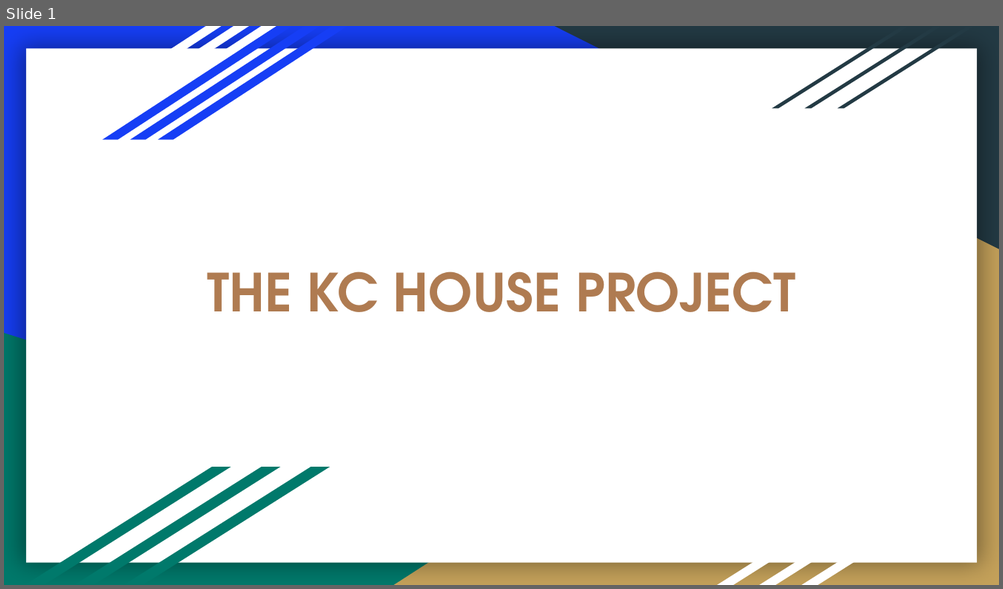
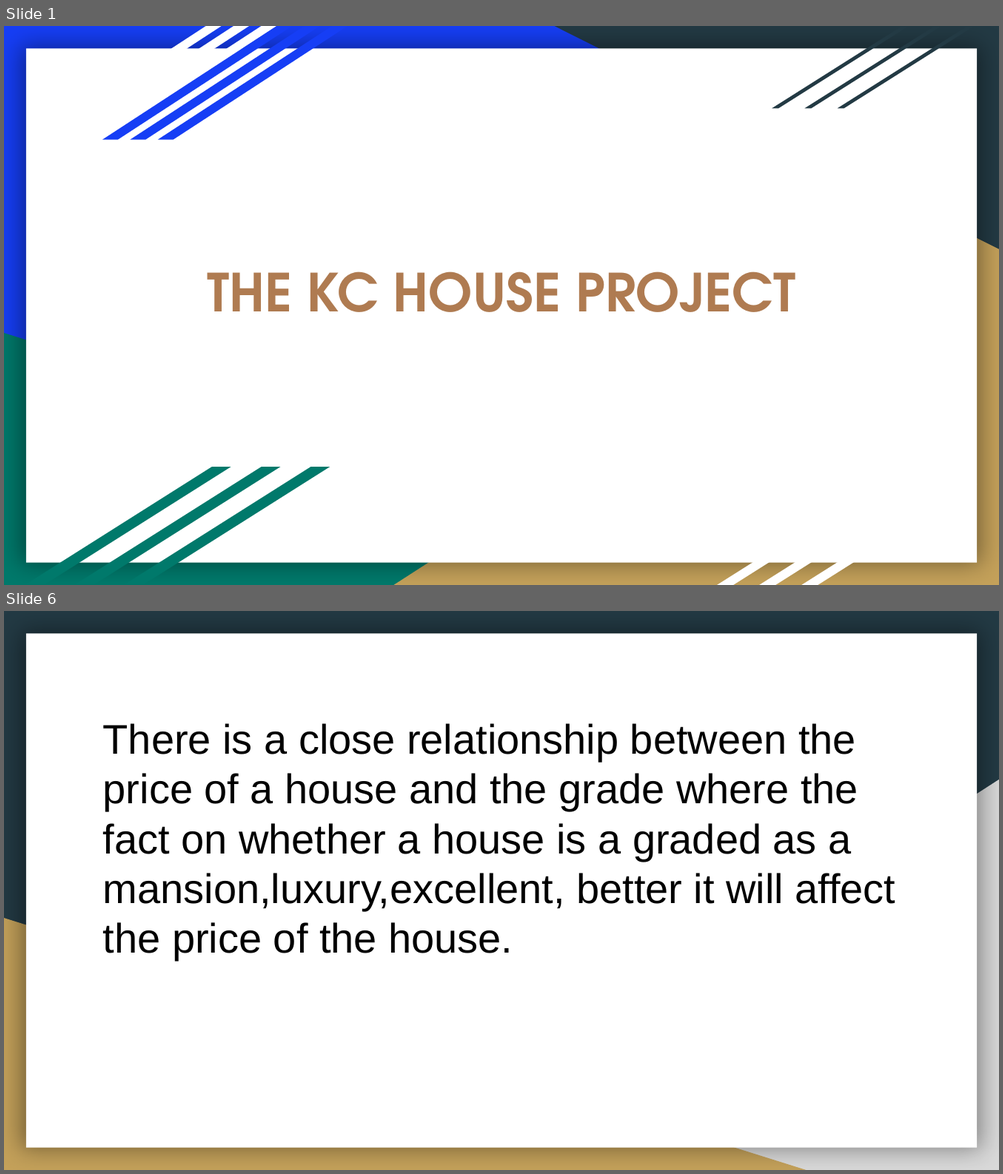
Before and after one commit to kibandichristine/-housings-sales-prediction, a slide deck: THE KC HOUSE PROJECT.pptx. Shown one above the other, each under a label of ours: slide 1 before the commit, slides 1 and 6 after it; the slides between them are not shown. The pictures are 1003x589 and 1003x1174 pixels, drawn with LibreOffice and Linux fonts; fonts in the diff are those of the drawing. Boxes give left, top, right and bottom in pixels: in the first picture for what was removed or moved away, otherwise in the second. Text is boxed around its words. In the diff, an @@ line names an element or a change of style, - is before the commit and + after.

```diff
--- a/THE KC HOUSE PROJECT.pptx
+++ b/THE KC HOUSE PROJECT.pptx
@@ slide 6 added at (4, 611, 999, 1170), background #233A44; not listed: 1 template element that a slide beside it also shows @@
@@ title added at (103, 723, 896, 960), 30 pt, text #000000 @@
+There is a close relationship between the price of a house and the grade where the fact on whether a house is a graded as a mansion,luxury,excellent, better it will affect the price of the house.
@@ right triangle added at (394, 780, 999, 1170), fill #D9D9D9 @@
@@ right triangle added at (4, 918, 805, 1170), fill #C4A15A @@
```
Also in this commit, not shown: 5 other slides added, 1 slide removed, 1 other file.
